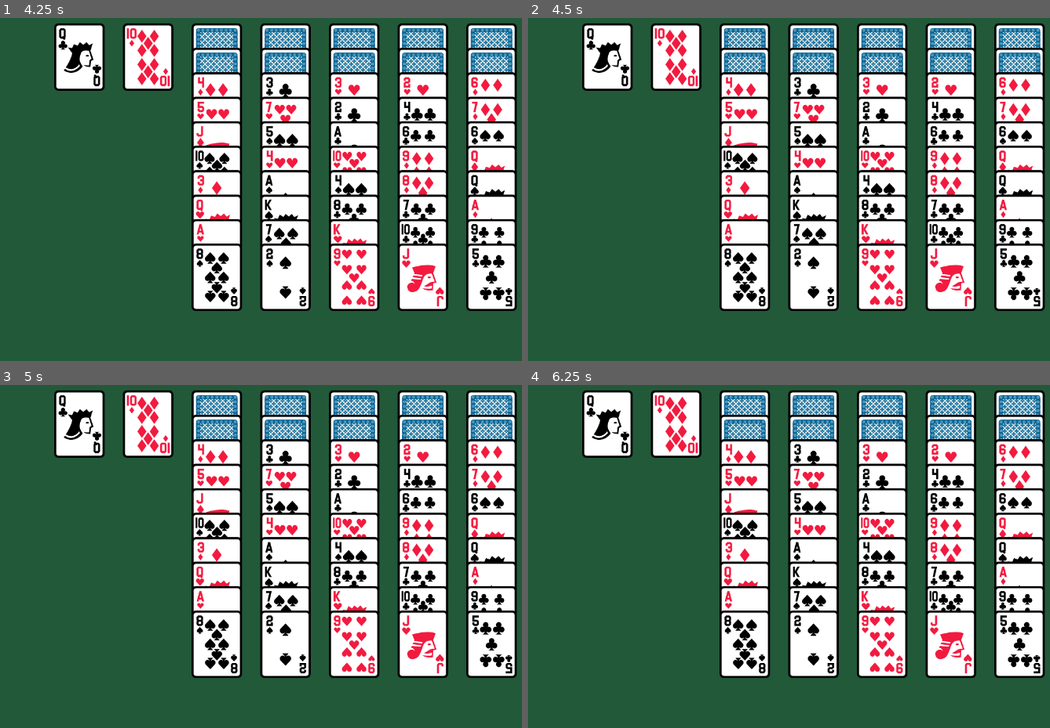
Above: before the commit, frames 1-4 (two rows, left to right).
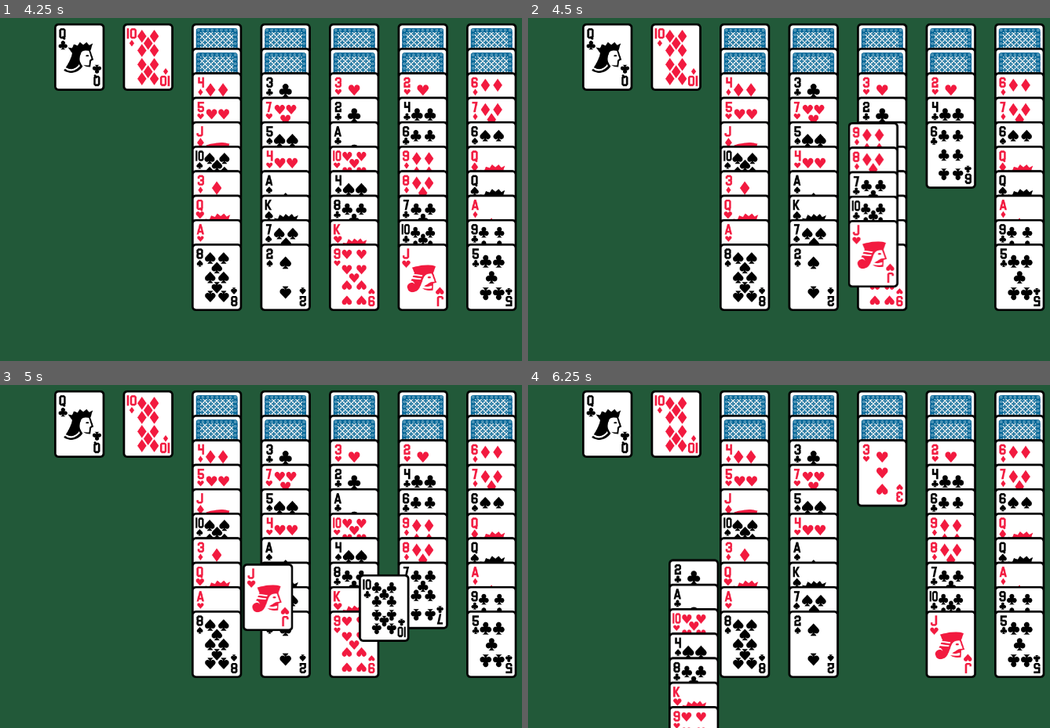
Above: after the commit, the same moments.

Repository: jackgriffiths/miss-cockburn
Game: Godot game, scene res://main/main.tscn
Same seed, same stepped clock (60 frames per second), same inputs: the game is played once before the commit and once after it.
Inputs (mouse positions are in pixels of both pictures, inside the frame that each line leads up to):
- Up to frame 1 (4.25 s): move the mouse to (255, 254) at 0.52 s; press the mouse at (255, 254) at 0.53 s; release the mouse at (255, 254) at 1.25 s; drag from (475, 237) to (255, 254) at 1.27 s; move the mouse to (99, 131) at 2.02 s; press the mouse at (99, 131) at 2.03 s; release the mouse at (99, 131) at 2.75 s; tap Enter at 2.75 s; drag from (318, 186) to (99, 131) at 2.77 s; tap Space at 3.5 s; move the mouse to (193, 96) at 3.52 s; press the mouse at (193, 96) at 3.53 s
- Up to frame 2 (4.5 s): release the mouse at (721, 96) at 4.25 s; tap Enter at 4.25 s; drag from (950, 165) to (721, 96) at 4.27 s
- Up to frame 3 (5 s): no input
- Up to frame 4 (6.25 s): move the mouse to (689, 570) at 5.02 s; press the mouse at (689, 570) at 5.03 s; release the mouse at (689, 570) at 5.75 s; tap Space at 5.75 s; drag from (877, 474) to (689, 570) at 5.77 s

Frame 1 is identical in both runs. In frame 2, 7.0% of the frame differs, in the area x 61-86%, y 30-86%; in frame 3, 4.5%; in frame 4, 10%, in the area x 26-73%, y 22-100%.

Commit message:
Move cards beneath the dragged card and reset positions when user lets go

Diff:
--- a/card/card.gd
+++ b/card/card.gd
@@ -1,5 +1,8 @@
 class_name Card
 extends Node2D
+
+signal drag_started
+signal drag_ended
 
 enum Suit {
 	CLUBS,
@@ -63,9 +66,11 @@
 		if event.is_action_pressed("click"):
 			_is_dragging = true
 			_drag_offset = get_global_mouse_position() - global_position
+			drag_started.emit()
 		elif event.is_action_released("click") && _is_dragging:
 			_is_dragging = false
 			_drag_offset = Vector2.ZERO
+			drag_ended.emit()
 	elif can_make_face_up:
 		if event.is_action_pressed("click"):
 			is_face_up = true
--- a/column/column.gd
+++ b/column/column.gd
@@ -19,3 +19,16 @@
 	_next_card_position += CARD_OFFSET
 
 	return position_tween
+
+
+func get_cards_after(card: Card) -> Array[Card]:
+	var found_initial = false
+	var after: Array[Card] = []
+
+	for child in get_children():
+		if child == card:
+			found_initial = true
+		elif found_initial and child is Card:
+			after.append(child)
+
+	return after
--- a/table/table.gd
+++ b/table/table.gd
@@ -19,7 +19,8 @@
 
 func _ready():
 	_deck = _generate_deck()
-	_deal()
+	await _deal()
+	_enable_card_interactions()
 
 
 func _generate_deck() -> Array[Card]:
@@ -33,8 +34,11 @@
 			card.suit = suit
 			card.rank = rank
 			card.is_face_up = false
+			card.can_make_face_up = false
 			card.can_interact = false
 			card.position = _deal_origin.position
+			card.connect("drag_started", _on_card_drag.bind(card))
+
 			deck.append(card)
 			add_child(card)
 
@@ -66,3 +70,70 @@
 				column.add_card(card, tween, DEAL_DURATION / 52)
 
 	assert(to_deal.size() == 0)
+	await tween.finished
+
+
+func _enable_card_interactions():
+	for card in _deck:
+		card.can_interact = true
+
+
+func _on_card_drag(dragged_card: Card):
+	# Prevent the user from interacting with any other cards while
+	# this card is being dragged.
+	for card in _deck:
+		if card != dragged_card:
+			card.can_interact = false
+
+	var initial_column = dragged_card.get_parent() as Column
+	var cards_moving: Array[Card] = [dragged_card]
+
+	# To move the cards beneath the card being dragged, remote transforms
+	# are attached as children of the card being dragged.
+	var remote_transforms: Array[RemoteTransform2D] = []
+
+	for card in initial_column.get_cards_after(dragged_card):
+		var remote_transform = RemoteTransform2D.new()
+		remote_transform.remote_path = card.get_path()
+		remote_transform.position = cards_moving.size() * Column.CARD_OFFSET
+		dragged_card.add_child(remote_transform)
+		remote_transforms.append(remote_transform)
+		cards_moving.append(card)
+
+	# Store the intial positions so that if necessary we can reset the
+	# cards back to where they started.
+	var initial_positions = cards_moving.map(func(c): return c.position)
+
+	# The cards moving need to appear on top of all the other cards.
+	for card in cards_moving:
+		card.z_index = 1
+
+	await dragged_card.drag_ended
+
+	# Prevent the user from interacting with this card again while
+	# we handle what to do after the drag is completed.
+	dragged_card.can_interact = false
+
+	# The cards should move independently now so the
+	# remote transforms aren't required.
+	for remote_tranform in remote_transforms:
+		remote_tranform.queue_free()
+
+	# A parallel tween is used so that the cards all begin to move
+	# to their destination in a staggered way.
+	var tween = create_tween() \
+			.set_parallel(true) \
+			.set_ease(Tween.EASE_OUT)
+
+	# Move the cards back to where they were started.
+	for card_idx in cards_moving.size():
+		var card = cards_moving[card_idx]
+		var initial_position = initial_positions[card_idx] as Vector2
+		var delay = card_idx * 0.05
+		tween.tween_property(card, "position", initial_position, 0.1).set_delay(delay)
+
+	await tween.finished
+
+	for card in _deck:
+		card.can_interact = true
+		card.z_index = 0
